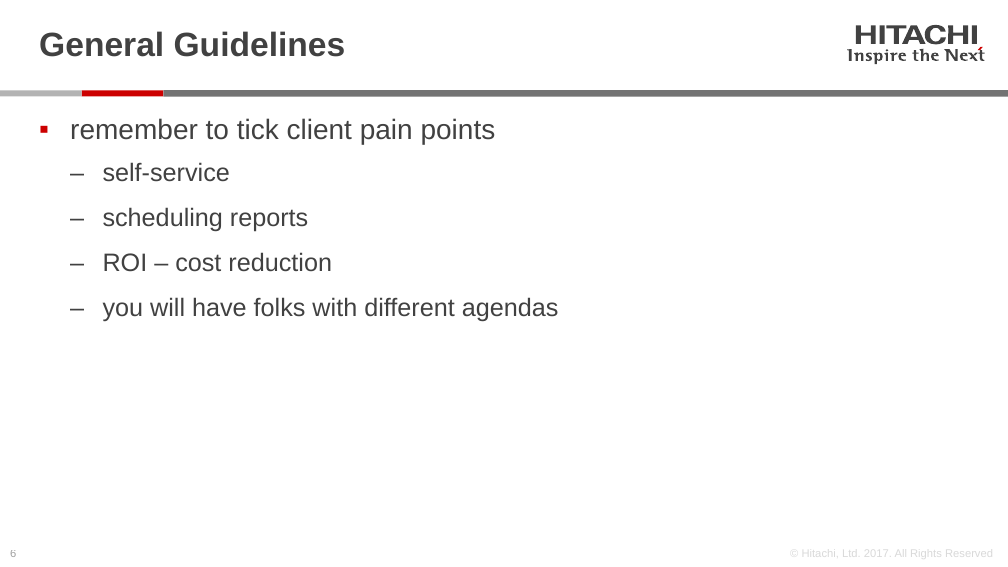
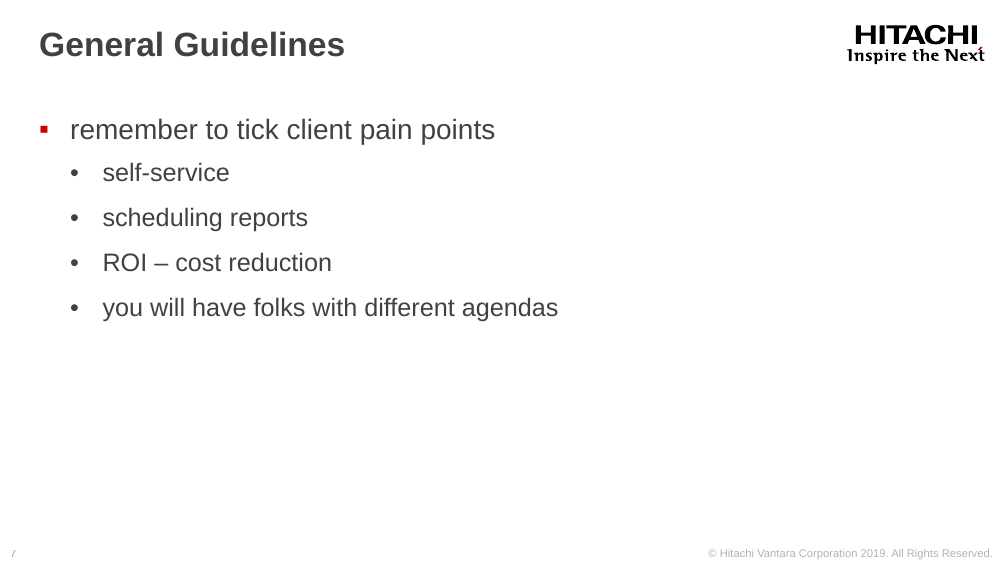
Before and after one commit to jporeilly/Partner-Workshop, a slide deck: slide 7 of Day5/Presentations.pptx (slide 6 before the commit). Drawn at 1008x567 pixels with LibreOffice and Linux fonts; fonts in the diff are those of the drawing. Boxes give left, top, right and bottom in pixels: in the first picture for what was removed or moved away, otherwise in the second. Text is boxed around its words. In the diff, an @@ line names an element or a change of style, - is before the commit and + after.

```diff
--- a/Day5/Presentations.pptx
+++ b/Day5/Presentations.pptx
@@ fill #414141 to #000000 in 22 elements at (x1=949, y1=25, x2=969, y2=43), (x1=886, y1=25, x2=906, y2=43), (x1=902, y1=25, x2=925, y2=43), (x1=972, y1=25, x2=977, y2=43), (x1=856, y1=25, x2=876, y2=43), (x1=880, y1=25, x2=885, y2=43), (x1=924, y1=25, x2=946, y2=44), (x1=847, y1=49, x2=852, y2=61), (x1=854, y1=52, x2=863, y2=60), (x1=866, y1=52, x2=872, y2=60), (x1=873, y1=52, x2=883, y2=65), (x1=884, y1=52, x2=888, y2=60), (x1=886, y1=49, x2=889, y2=51), (x1=890, y1=52, x2=897, y2=60), (x1=898, y1=52, x2=906, y2=60), (x1=919, y1=48, x2=928, y2=60), (x1=931, y1=52, x2=939, y2=60), (x1=912, y1=50, x2=918, y2=61), (x1=944, y1=49, x2=958, y2=61), (x1=960, y1=52, x2=968, y2=60), (x1=979, y1=50, x2=985, y2=61), (x1=968, y1=52, x2=978, y2=60) @@
@@ rectangle added at (x1=0, y1=88, x2=1008, y2=106), fill #FFFFFF @@
@@ rectangle removed at (x1=82, y1=91, x2=163, y2=97) @@
@@ page number at (x1=10, y1=550, x2=16, y2=557): text changed @@
-6
+7
@@ text at (x1=720, y1=549, x2=993, y2=559): text changed; text colour #B3B3B3 at 50% opacity to #B3B3B3 @@
-© Hitachi, Ltd. 2017. All Rights Reserved
+© Hitachi Vantara Corporation 2019. All Rights Reserved.
```
Also in this commit, not shown: 5 other slides changed, 1 slide added, 2 other files.
